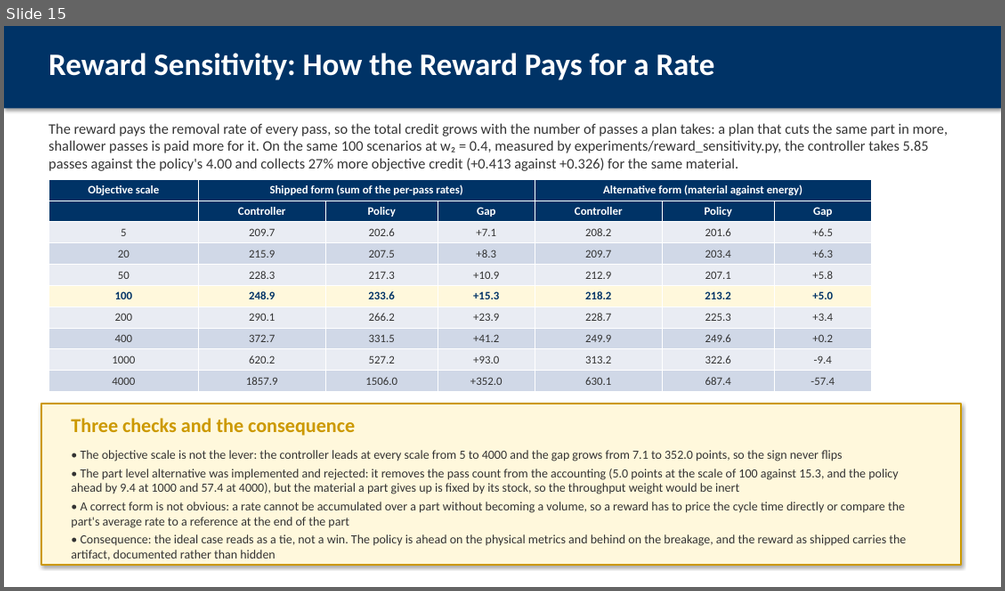
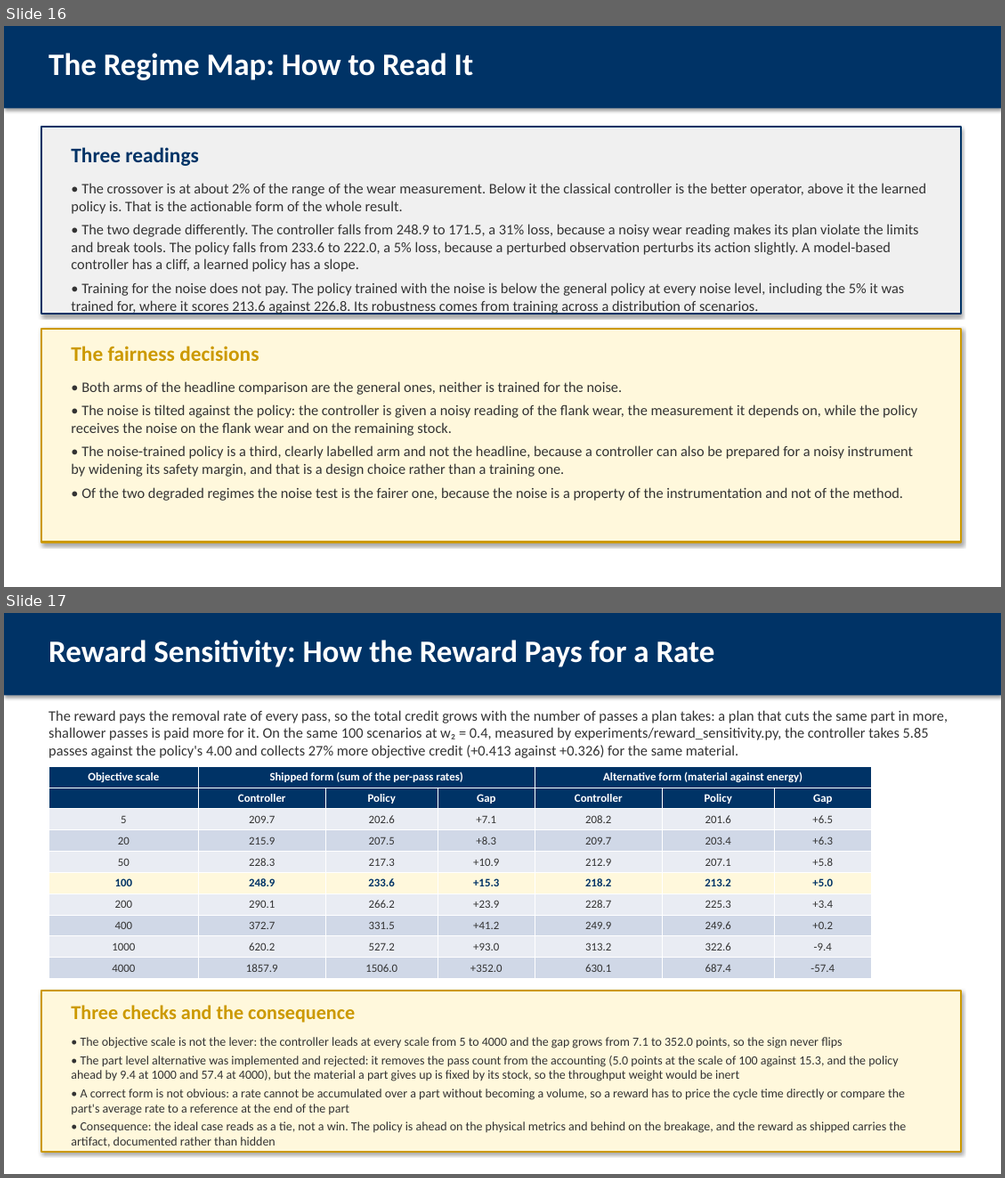
Before and after one commit to AbhinandIITM/AI-in-Mfg, a slide deck: report/presentation.pptx. Shown one above the other, each under a label of ours: slide 15 before the commit, slides 16 and 17 after it. The pictures are 1005x591 and 1005x1178 pixels, drawn with LibreOffice and Linux fonts; fonts in the diff are those of the drawing. Boxes give left, top, right and bottom in pixels: in the first picture for what was removed or moved away, otherwise in the second. Text is boxed around its words. In the diff, an @@ line names an element or a change of style, - is before the commit and + after.

Commit message:
docs: the regime map is the headline of the report, the deck and the slides
The claim is now a boundary with a number on it: the learned policy is the
better operator once the wear measurement is noisier than about 2% of its
range, and the classical controller is the better operator below that.

The fairness decisions are stated in the report, the deck and the audit
report, because they are what makes the comparison defensible. Both arms are
the general ones, neither is trained for the noise, the noise is tilted
against the policy because it receives it on both measured quantities while
the controller receives it on the wear alone, and the policy trained for the
noise is reported as a third labelled arm and is not used for the headline.

The report is 38 pages, the deck 34 frames, the PowerPoint file 28 slides.

```diff
--- a/report/presentation.pptx
+++ b/report/presentation.pptx
@@ slide 16 added at (4,26,1001,587), background #FFFFFF @@
@@ rectangle added at (4,26,1001,108), fill #003366 @@
@@ text added at (48,53,473,80), 30 pt, text #FFFFFF, bold @@
+The Regime Map: How to Read It
@@ rectangle added at (41,127,961,313), fill #F0F0F0, outline #003366 1.5 pt @@
@@ text added at (71,147,199,166), 20 pt, text #003366, bold @@
+Three readings
@@ text added at (71,183,926,315), 14 pt, text #333333 @@
+• The crossover is at about 2% of the range of the wear measurement. Below it the classical controller is the better operator, above it the learned policy is. That is the actionable form of the whole result.
+• The two degrade differently. The controller falls from 248.9 to 171.5, a 31% loss, because a noisy wear reading makes its plan violate the limits and break tools. The policy falls from 233.6 to 222.0, a 5% loss, because a perturbed observation perturbs its action slightly. A model-based controller has a cliff, a learned policy has a slope.
+• Training for the noise does not pay. The policy trained with the noise is below the general policy at every noise level, including the 5% it was trained for, where it scores 213.6 against 226.8. Its robustness comes from training across a distribution of scenarios.
@@ rectangle added at (41,329,961,542), fill #FFF8DC, outline #CC9900 2 pt @@
@@ text added at (71,346,259,361), 20 pt, text #CC9900, bold @@
+The fairness decisions
@@ text added at (71,381,917,500), 14 pt, text #333333 @@
+• Both arms of the headline comparison are the general ones, neither is trained for the noise.
+• The noise is tilted against the policy: the controller is given a noisy reading of the flank wear, the measurement it depends on, while the policy receives the noise on the flank wear and on the remaining stock.
+• The noise-trained policy is a third, clearly labelled arm and not the headline, because a controller can also be prepared for a noisy instrument by widening its safety margin, and that is a design choice rather than a training one.
+• Of the two degraded regimes the noise test is the fairer one, because the noise is a property of the instrumentation and not of the method.
@@ what was slide 15 is now slide 17 @@
```
Also in this commit, not shown: 8 slides changed, 1 other slide added, 9 other files.
